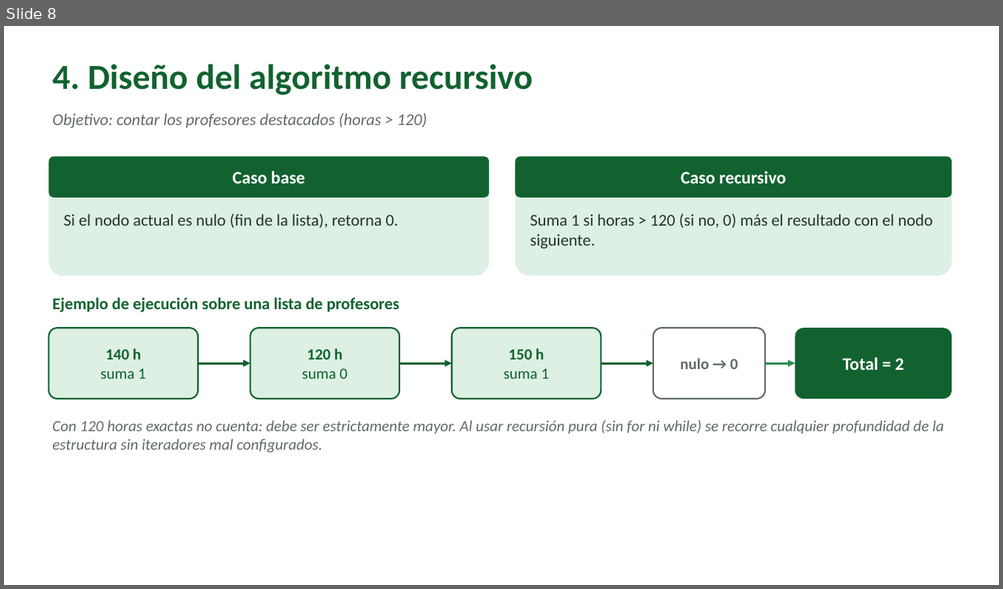
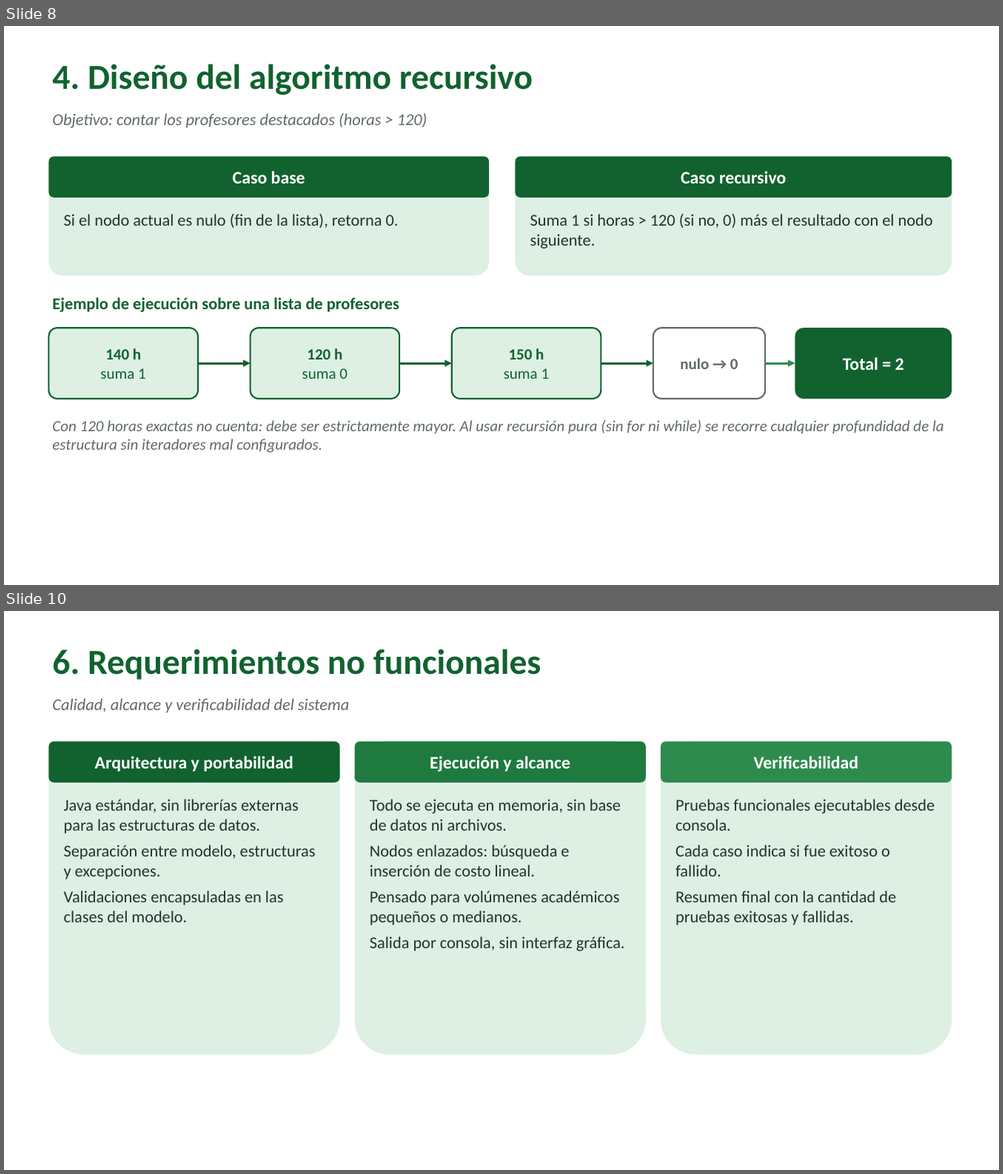
Before and after one commit to RelaxUniver/Parcial-2, a slide deck: documentación/Presentacíon.pptx. Shown one above the other, each under a label of ours: slide 8 before the commit, slides 8 and 10 after it; the slides between them are not shown. The pictures are 1003x589 and 1003x1174 pixels, drawn with LibreOffice and Linux fonts; fonts in the diff are those of the drawing; background and template pictures are left out. Boxes give left, top, right and bottom in pixels: in the first picture for what was removed or moved away, otherwise in the second. Text is boxed around its words. In the diff, an @@ line names an element or a change of style, - is before the commit and + after.

```diff
--- a/documentación/Presentacíon.pptx
+++ b/documentación/Presentacíon.pptx
@@ slide 10 added at (4,611,999,1170), background picture (left out) @@
@@ text added at (52,649,541,680), 34 pt, text #11622F, bold @@
+6. Requerimientos no funcionales
@@ text added at (52,698,349,713), 16 pt, text #5F6B64, italic @@
+Calidad, alcance y verificabilidad del sistema
@@ rounded rectangle added at (48,741,340,1055), fill #DDF0E3 @@
@@ rounded rectangle added at (48,741,340,783), fill #11622F, 17 pt, text #FFFFFF, bold @@
+Arquitectura y portabilidad
@@ rounded rectangle added at (355,741,646,1055), fill #DDF0E3 @@
@@ rounded rectangle added at (355,741,646,783), fill #1E7A3E, 17 pt, text #FFFFFF, bold @@
+Ejecución y alcance
@@ rounded rectangle added at (660,741,951,1055), fill #DDF0E3 @@
@@ rounded rectangle added at (660,741,951,783), fill #2E8B4E, 17 pt, text #FFFFFF, bold @@
+Verificabilidad
@@ text added at (64,799,316,923), 16 pt, text #26322B @@
+Java estándar, sin librerías externas para las estructuras de datos.
+Separación entre modelo, estructuras y excepciones.
+Validaciones encapsuladas en las clases del modelo.
@@ text added at (370,799,625,951), 16 pt, text #26322B @@
+Todo se ejecuta en memoria, sin base de datos ni archivos.
+Nodos enlazados: búsqueda e inserción de costo lineal.
+Pensado para volúmenes académicos pequeños o medianos.
+Salida por consola, sin interfaz gráfica.
@@ text added at (675,799,934,925), 16 pt, text #26322B @@
+Pruebas funcionales ejecutables desde consola.
+Cada caso indica si fue exitoso o fallido.
+Resumen final con la cantidad de pruebas exitosas y fallidas.
```
Also in this commit, not shown: 4 slides changed.
